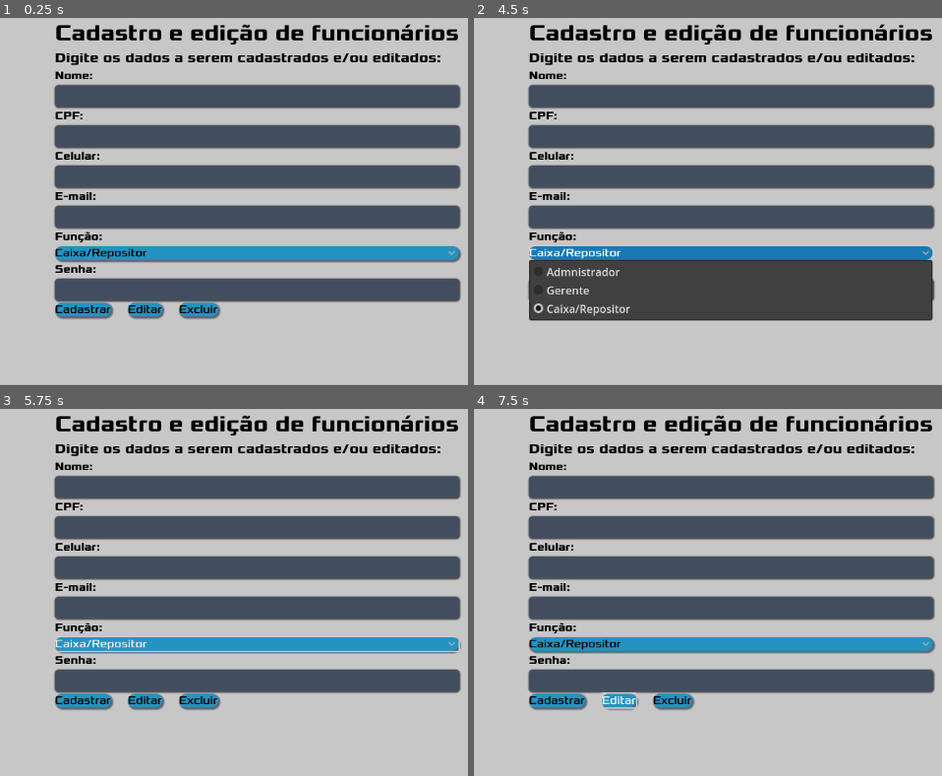
Above: before the commit, frames 1-4 (two rows, left to right).
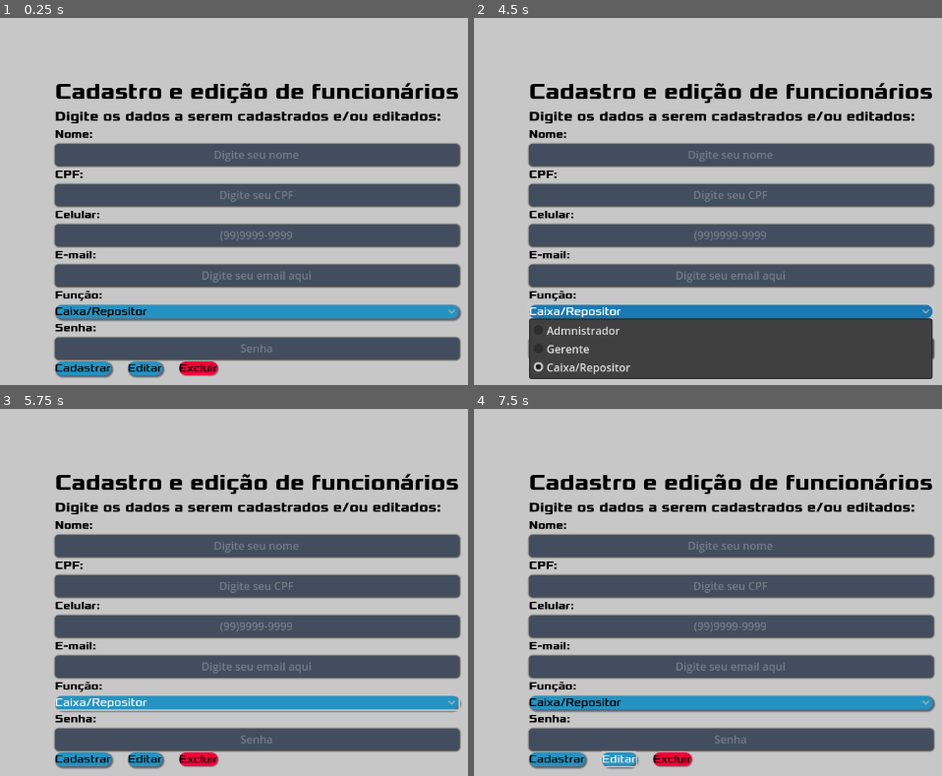
Above: after the commit, the same moments.

Repository: Jeday03/Sistema-De-Inventario-Modeladgem-De-Sistemas
Game: Godot game, scene res://Scenes/CadastroFuncionario.tscn
The game is run twice, just before and just after one commit, with the same random seed, the same clock (stepped at 60 frames per second) and the same inputs. This scene is started directly instead of the project's main scene.
Inputs:
- Up to frame 1 (0.25 s): no input
- Up to frame 2 (4.5 s): click "Caixa/Repositor" at 0.5 s; click "Cadastrar" at 1.25 s; click "Editar" at 2 s; click "Excluir" at 2.75 s; click "Tentar novamente" at 3.5 s; click "Caixa/Repositor" at 4.25 s
- Up to frame 3 (5.75 s): click "Cadastrar" at 5 s
- Up to frame 4 (7.5 s): click "Editar" at 5.75 s; click "Excluir" at 6.5 s; click "Tentar novamente" at 7.25 s

The runs differ from the first frame. In frame 1, 59% of the frame differs, in the area x 11-99%, y 1-99%; in frame 2, 67%; in frame 3, 58%; in frame 4, 59%.

Commit message:
Mexe um pouco nas coisas já feitas

Diff:
--- a/stockmastergodot2/Scenes/CadastroFuncionario.tscn
+++ b/stockmastergodot2/Scenes/CadastroFuncionario.tscn
@@ -1,7 +1,8 @@
-[gd_scene load_steps=3 format=3 uid="uid://flpa1v0if7uv"]
+[gd_scene load_steps=4 format=3 uid="uid://flpa1v0if7uv"]
 
 [ext_resource type="Script" path="res://Scripts/CadastroFuncionarioScript.gd" id="1_qssss"]
 [ext_resource type="Theme" uid="uid://bqh2iuipvdjx" path="res://Themes/TemaNovo.tres" id="2_al0f7"]
+[ext_resource type="Theme" uid="uid://dormmmutv1axg" path="res://Themes/Logout.tres" id="3_4jtm2"]
 
 [node name="CadastroFuncionario" type="Control"]
 layout_mode = 3
@@ -51,7 +52,8 @@
 
 [node name="MarginContainer2" type="MarginContainer" parent="HBoxContainer"]
 layout_mode = 2
-size_flags_horizontal = 3
+size_flags_horizontal = 6
+size_flags_vertical = 4
 theme_override_constants/margin_left = 20
 theme_override_constants/margin_top = 20
 theme_override_constants/margin_right = 20
@@ -81,6 +83,8 @@
 
 [node name="CampoNome" type="LineEdit" parent="HBoxContainer/MarginContainer2/Formulario"]
 layout_mode = 2
+placeholder_text = "Digite seu nome"
+alignment = 1
 
 [node name="LabelCPF" type="Label" parent="HBoxContainer/MarginContainer2/Formulario"]
 layout_mode = 2
@@ -89,6 +93,8 @@
 
 [node name="CampoCPF" type="LineEdit" parent="HBoxContainer/MarginContainer2/Formulario"]
 layout_mode = 2
+placeholder_text = "Digite seu CPF"
+alignment = 1
 
 [node name="LabelCel" type="Label" parent="HBoxContainer/MarginContainer2/Formulario"]
 layout_mode = 2
@@ -97,6 +103,8 @@
 
 [node name="CampoCel" type="LineEdit" parent="HBoxContainer/MarginContainer2/Formulario"]
 layout_mode = 2
+placeholder_text = "(99)9999-9999"
+alignment = 1
 
 [node name="LabelEmail" type="Label" parent="HBoxContainer/MarginContainer2/Formulario"]
 layout_mode = 2
@@ -105,6 +113,8 @@
 
 [node name="CampoEmail" type="LineEdit" parent="HBoxContainer/MarginContainer2/Formulario"]
 layout_mode = 2
+placeholder_text = "Digite seu email aqui"
+alignment = 1
 
 [node name="LabelFunction" type="Label" parent="HBoxContainer/MarginContainer2/Formulario"]
 layout_mode = 2
@@ -128,6 +138,8 @@
 
 [node name="CampoSenha" type="LineEdit" parent="HBoxContainer/MarginContainer2/Formulario"]
 layout_mode = 2
+placeholder_text = "Senha"
+alignment = 1
 
 [node name="HBoxContainer" type="HBoxContainer" parent="HBoxContainer/MarginContainer2/Formulario"]
 layout_mode = 2
@@ -144,6 +156,7 @@
 
 [node name="Remover" type="Button" parent="HBoxContainer/MarginContainer2/Formulario/HBoxContainer"]
 layout_mode = 2
+theme = ExtResource("3_4jtm2")
 text = "Excluir"
 
 [node name="HTTPRequest" type="HTTPRequest" parent="."]
--- a/stockmastergodot2/Themes/TemaNovo.tres
+++ b/stockmastergodot2/Themes/TemaNovo.tres
@@ -29,6 +29,12 @@
 corner_radius_bottom_right = 15
 corner_radius_bottom_left = 15
 
+[sub_resource type="StyleBoxFlat" id="StyleBoxFlat_54afu"]
+
+[sub_resource type="StyleBoxFlat" id="StyleBoxFlat_5sfgg"]
+
+[sub_resource type="StyleBoxFlat" id="StyleBoxFlat_4iaxc"]
+
 [sub_resource type="StyleBoxFlat" id="StyleBoxFlat_waxua"]
 bg_color = Color(0.260727, 0.306174, 0.378109, 1)
 corner_radius_top_left = 5
@@ -46,6 +52,10 @@
 Button/styles/hover = SubResource("StyleBoxFlat_6bnt2")
 Button/styles/normal = SubResource("StyleBoxFlat_j8br0")
 Button/styles/pressed = SubResource("StyleBoxFlat_oyh1g")
+ItemList/colors/font_color = Color(0, 0, 0, 1)
+ItemList/styles/focus = SubResource("StyleBoxFlat_54afu")
+ItemList/styles/panel = SubResource("StyleBoxFlat_5sfgg")
+ItemList/styles/selected = SubResource("StyleBoxFlat_4iaxc")
 Label/colors/font_color = Color(0, 0, 0, 1)
 Label/fonts/font = ExtResource("2_qg5t3")
 LineEdit/colors/font_placeholder_color = Color(0.86037, 0.860369, 0.860369, 0.329412)
--- a/stockmastergodot2/project.godot
+++ b/stockmastergodot2/project.godot
@@ -12,7 +12,7 @@
 
 config/name="StockMasterGodot2"
 run/main_scene="res://Scenes/TelaInicial.tscn"
-config/features=PackedStringArray("4.4", "Mobile")
+config/features=PackedStringArray("4.3", "Mobile")
 config/icon="res://icon.svg"
 
 [debug]
Not shown: 1 places in stockmastergodot2/Themes/TemaNovo.tres that only renumber resources
